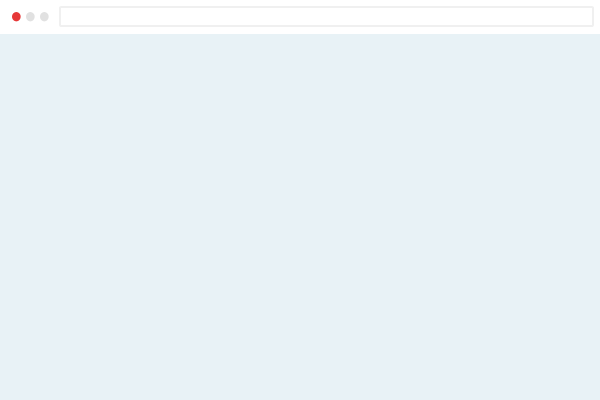
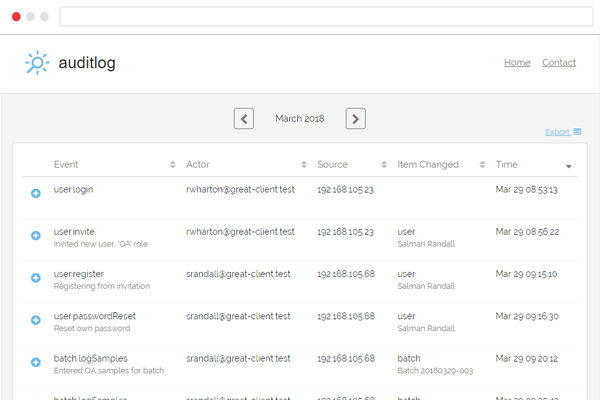
Layer changes from the first 600×400 image to the second:
added layer "Layer 4" above "Layer 3" over [0, 34, 600, 400]
added layer "Layer 3" above "Layer 2" over [0, 34, 600, 400]
added layer "Layer 2" above "URL Inner" over [0, 34, 600, 400]
